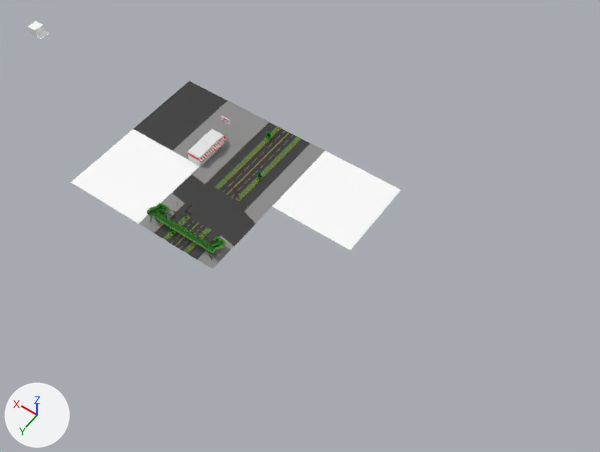
Renders of the Blender file data/maps/mars/mcity/import/blend/marscity.blend from each side of a commit.
Before and after are seen from a 50 mm lens placed at (-64.4, 78.7, 110.0), pointed at (-13.0, 6.7, -3.0). The lights are fixed; the arrows at lower left show +X, +Y and +Z.

In view in the first picture: '01_main', '02_refsep_n', '03_kfc', '04_sept_r', '05_carls', '09_blockbu_Plane.019', 'pz_bridge'.
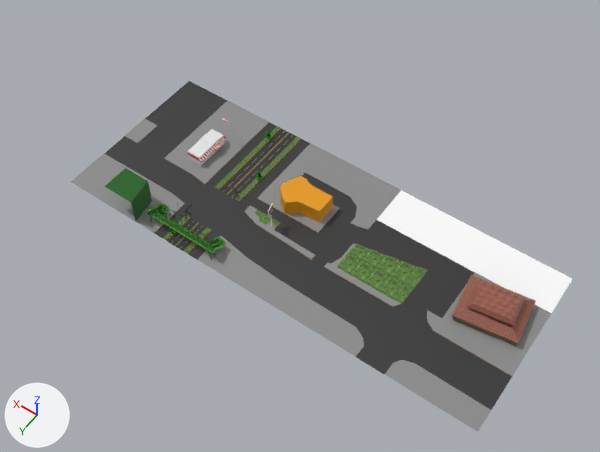
Where the newer file only moved an object's origin or applied its transform, the numbers keep the older frame.

What changed in the scene script:
```text
Change me_grid_004:
    remove me_grid_004.from_pydata(...)  # 131 vertices, 93 faces; spans x -8.0..8.0, y -8.0..8.0, z -0.1..1.3
    add me_grid_004.from_pydata(...)  # 144 vertices, 110 faces; spans x -8.0..8.0, y -8.0..8.0, z -0.1..1.3
    me_grid_004 part 1: 1 vertex removed from x -8.0, y -5.7, z 0.0; 11 vertices added at x -8.0..-4.8, y -8.0..-4.7, z -0.1..0.0
Change me_grid_001:
    used by ob_03_kfc; location = (15.9, 0.0, 0.0); rotation_euler = (0.0, 0.0, -6.283), in degrees (0, 0, -360)
    remove me_grid_001.from_pydata(...)  # 164 vertices, 167 faces; spans x -8.9..8.0, y -8.0..8.0, z -0.1..5.7
    add me_grid_001.from_pydata(...)  # 168 vertices, 170 faces; spans x -8.9..8.0, y -8.0..8.0, z -0.1..5.1
    me_grid_001 part 2: 2 vertices moved from x 1.6..4.8, y 8.0, z -0.1 to x 4.9..8.0, y 8.0, z 0.0; 4 vertices added at x 1.7..8.0, y 4.8..8.0, z -0.1..0.0
    add me_grid_001.materials.append(mat_marsnull)
Change me_grid_002:
    remove me_grid_002.from_pydata(...)  # 36 vertices, 25 faces; spans x -8.0..8.0, y -8.0..8.0, z -0.1
    add me_grid_002.from_pydata(...)  # 69 vertices, 48 faces; spans x -8.0..8.0, y -8.0..8.0, z -0.1..5.1
    me_grid_002 part 3: a new loose piece of 19 vertices spanning x -7.4..-1.4, y 2.9..8.0, z 0.0..5.1, in mat_marsindx_63 (dark green #005c00)
    me_grid_002 part 4: 32 vertices removed from x -8.0..8.0, y -8.0..8.0, z -0.1; 46 vertices added at x -8.0..8.0, y -8.0..8.0, z -0.1..0.0
    add me_grid_002.materials.append(mat_marsindx_233)  # orange #e79a00
    add me_grid_002.materials.append(mat_marsindx_14)  # black #333333
    add me_grid_002.materials.append(mat_marsindx_163)  # grey #8b8b8b
    add me_grid_002.materials.append(mat_marsindx_63)  # dark green #005c00
Remove ob_05_carls:
    ob_05_carls = bpy.data.objects.new('05_carls', me_grid_003)
Remove ob_09_blockbu_plane_019:
    ob_09_blockbu_plane_019 = bpy.data.objects.new('09_blockbu_Plane.019', me_09_blockbu_plane_019)
Add ob_pz_picsahut:
    ob_pz_picsahut = bpy.data.objects.new('pz_picsahut', me_grid_006)  # 121 vertices, 118 faces; spans x -6.35..5.28, y 0.34..10.2, z 0.0..3.88; in mat_marscity (picture img_marscity_tga), mat_marsindx_159 (brown #736249), mat_marsindx_1 (black #2e3033)
    ob_pz_picsahut.location = (-48.0, 0.0, 0.0)
Add ob_0a_phut_s:
    ob_0a_phut_s = bpy.data.objects.new('0A_phut_s', me_grid_010)  # 83 vertices, 66 faces; spans x -8.0..8.0, y -8.0..8.0, z -0.1..0.1; in mat_marsindx_14 (black #333333), mat_marsindx_233 (orange #e79a00), mat_marsindx_163 (grey #8b8b8b)
    ob_0a_phut_s.location = (-48.0, 16.0, 0.0)
Add ob_09_phut_n:
    ob_09_phut_n = bpy.data.objects.new('09_phut_n', me_grid_009)  # 58 vertices, 47 faces; spans x -8.0..8.0, y -8.0..8.0, z -0.1..0.0; in mat_marsindx_14 (black #333333), mat_marsindx_163 (grey #8b8b8b)
    ob_09_phut_n.location = (-48.0, 0.0, 0.0)
Add ob_08_sept_r:
    ob_08_sept_r = bpy.data.objects.new('08_sept_r', me_grid_008)  # 65 vertices, 50 faces; spans x -8.0..8.0, y -7.3..8.0, z -0.1..0.0; in mat_marsindx_14 (black #333333), mat_marsindx_233 (orange #e79a00), mat_marsindx_163 (grey #8b8b8b), mat_marscity (picture img_marscity_tga)
    ob_08_sept_r.location = (-32.0, 16.0, 0.0)
Add ob_07_carls_hut:
    ob_07_carls_hut = bpy.data.objects.new('07_carls_hut', me_grid_007)  # 56 vertices, 42 faces; spans x -8.0..8.0, y -8.0..8.7, z -0.1..0.0; in mat_marscity (picture img_marscity_tga), mat_marsindx_14 (black #333333)
    ob_07_carls_hut.location = (-32.0, 0.0, 0.0)
Add ob_06_carls_s:
    ob_06_carls_s = bpy.data.objects.new('06_carls_s', me_grid_005)  # 252 vertices, 270 faces; spans x -8.0..8.0, y -8.0..8.0, z -0.1..4.9; in mat_marscity (picture img_marscity_tga), mat_marsindx_233 (orange #e79a00), mat_marsindx_14 (black #333333), mat_marsindx_163 (grey #8b8b8b), mat_marsindx_255 (white #e7e7e7)
    ob_06_carls_s.location = (-16.0, 16.0, 0.0)
Add ob_05_carls_n:
    ob_05_carls_n = bpy.data.objects.new('05_carls_n', me_grid_003_1)  # 110 vertices, 100 faces; spans x -8.0..8.0, y -8.0..8.0, z -0.1..3.0; in mat_marsindx_233 (orange #e79a00), mat_marsindx_14 (black #333333), mat_marsindx_163 (grey #8b8b8b)
    ob_05_carls_n.location = (-16.0, 0.0, 0.0)
```

Changed parts and their boxes (x1, y1, x2, y2) in the pictures (600 x 452 px; the box of a moved part takes in the faces that stretch with it):
'0A_phut_s', added: after (381, 298, 528, 431)
'08_sept_r', added: after (293, 253, 433, 372)
'06_carls_s', added: after (213, 203, 350, 318)
'07_carls_hut', added: after (349, 190, 483, 301)
'05_carls_n', added: after (273, 151, 401, 250)
'05_carls', deleted: before (272, 151, 401, 250)
'04_sept_r', reshaped: before (71, 129, 199, 224); after (71, 129, 199, 223)
'09_phut_n', added: after (436, 233, 572, 350)
'pz_picsahut', added (brown): after (452, 275, 536, 346)
'09_blockbu_Plane.019', deleted: before (28, 21, 49, 39)
part 1 of me_grid_004, built on: before (245, 198, 272, 223); after (240, 193, 270, 223)
part 2 of me_grid_001, built on: before (134, 119, 184, 151); after (133, 119, 183, 150)
part 3 of me_grid_002, added (green): after (104, 168, 152, 221)
part 4 of me_grid_002, moved or reshaped: before (71, 129, 199, 224); after (71, 129, 199, 223)
